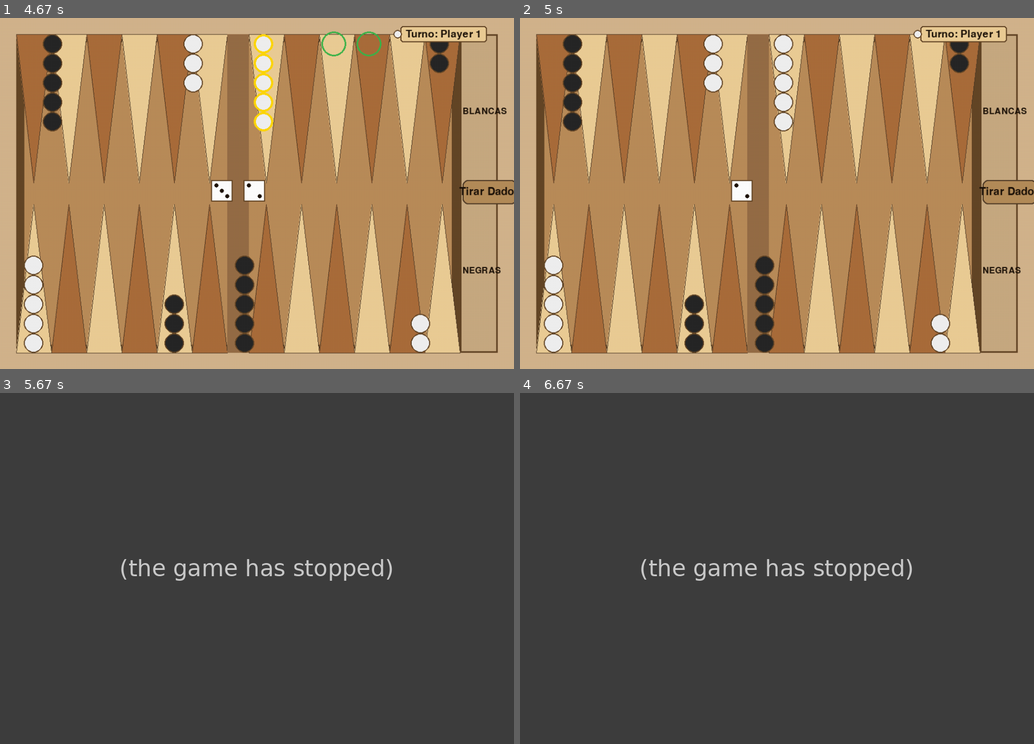
Above: before the commit, frames 1-4 (two rows, left to right).
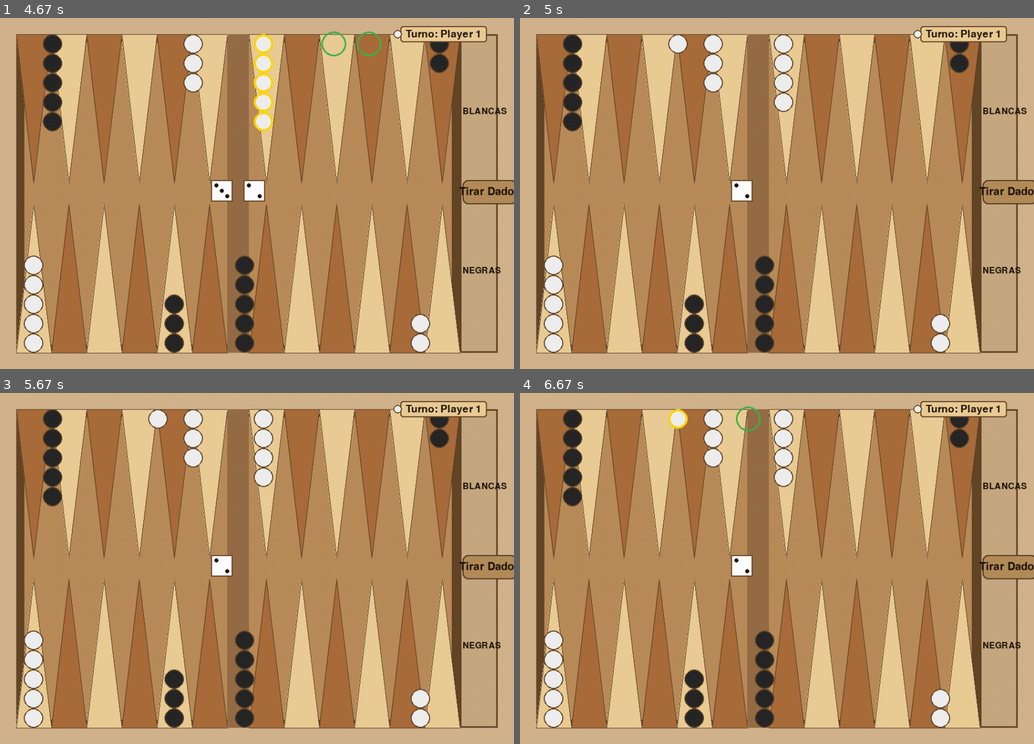
Above: after the commit, the same moments.

Repository: um-computacion/computacion-2025-backgammon-constanzabaigorria
Game: pygame game, started from pygame_ui/pygameUI.py
Same seed, same stepped clock (60 frames per second), same inputs: the game is played once before the commit and once after it.
Inputs (mouse positions are in pixels of both pictures, inside the frame that each line leads up to):
- Up to frame 1 (4.67 s): click "Tirar Dados" at 0.38 s; click (257, 218) at 0.72 s; click "Tirar Dados" at 1.05 s; click (447, 316) at 1.38 s; click (133, 123) at 1.72 s; click (452, 326) at 2.55 s; click (359, 165) at 2.88 s; click (436, 284) at 3.22 s; click (416, 186) at 3.55 s; click (436, 263) at 3.88 s; click (107, 126) at 4.22 s; click (277, 179) at 4.55 s
- Up to frame 2 (5 s): click (663, 130) at 4.88 s
- Up to frame 3 (5.67 s): click (143, 540) at 5.22 s; click (102, 698) at 5.55 s
- Up to frame 4 (6.67 s): click (694, 456) at 5.88 s; click (725, 554) at 6.22 s; click (653, 477) at 6.55 s

Frame 1 is identical in both runs. In frame 2, 0.3% of the frame differs, in the area x 28-54%, y 4-33%; in frame 3, 98%, in the area x 0-100%, y 0-100%; in frame 4, 98%.
Error before the commit: ValueError: not enough values to unpack (expected 2, got 1) (pygameUI.py line 293); the game stopped at 5.22 s (later frames are placeholders)

Commit message:
fichas vivas

Diff:
--- a/core/backgammongame.py
+++ b/core/backgammongame.py
@@ -183,7 +183,16 @@
             return []
 
         movimientos = []
-        dado1, dado2 = self.__last_dice_roll
+        dados_disponibles = self.__last_dice_roll
+
+        # Manejar tanto tuplas de 2 elementos como de 1 elemento
+        if len(dados_disponibles) == 2:
+            dado1, dado2 = dados_disponibles
+        elif len(dados_disponibles) == 1:
+            dado1 = dados_disponibles[0]
+            dado2 = None
+        else:
+            return []
 
         # Buscar fichas del jugador actual en el tablero
         for punto_idx in range(24):
@@ -193,7 +202,11 @@
                     punto_num = punto_idx + 1
 
                     # Calcular posibles destinos para cada dado
-                    for dado in [dado1, dado2]:
+                    dados_a_procesar = [dado1]
+                    if dado2 is not None:
+                        dados_a_procesar.append(dado2)
+
+                    for dado in dados_a_procesar:
                         # En Backgammon:
                         # - Fichas blancas van hacia números más altos (1->24)
                         # - Fichas negras van hacia números más bajos (24->1)
@@ -242,8 +255,18 @@
         distancia = abs(to_point - from_point)
 
         # Verificar si la distancia coincide con algún valor de dado
-        dado1, dado2 = self.__last_dice_roll
-        if distancia not in [dado1, dado2]:
+        dados_disponibles = self.__last_dice_roll
+
+        # Manejar tanto tuplas de 2 elementos como de 1 elemento
+        if len(dados_disponibles) == 2:
+            dado1, dado2 = dados_disponibles
+            valores_dados = [dado1, dado2]
+        elif len(dados_disponibles) == 1:
+            valores_dados = [dados_disponibles[0]]
+        else:
+            return False
+
+        if distancia not in valores_dados:
             return False
 
         # Verificar que el punto de destino sea válido
@@ -281,7 +304,16 @@
 
         # Calcular la distancia del movimiento
         distancia = abs(to_point - from_point)
-        dado1, dado2 = self.__last_dice_roll
+        dados_disponibles = self.__last_dice_roll
+
+        # Manejar tanto tuplas de 2 elementos como de 1 elemento
+        if len(dados_disponibles) == 2:
+            dado1, dado2 = dados_disponibles
+        elif len(dados_disponibles) == 1:
+            dado1 = dados_disponibles[0]
+            dado2 = None
+        else:
+            return False
 
         # Remover la ficha del punto de origen
         ficha_movida = self.__board.points[punto_origen].pop()
@@ -299,13 +331,17 @@
         self.__board.points[punto_destino].append(ficha_movida)
 
         # Actualizar el estado de los dados
-        if distancia == dado1:
-            self.__last_dice_roll = (dado2,)
-        elif distancia == dado2:
-            self.__last_dice_roll = (dado1,)
+        if len(dados_disponibles) == 2:
+            if distancia == dado1:
+                self.__last_dice_roll = (dado2,)
+            elif distancia == dado2:
+                self.__last_dice_roll = (dado1,)
+            else:
+                # Si ambos dados tienen el mismo valor, usar uno
+                self.__last_dice_roll = (dado1,)
         else:
-            # Si ambos dados tienen el mismo valor, usar uno
-            self.__last_dice_roll = (dado1,)
+            # Solo queda un dado, se usa y se termina el turno
+            self.__last_dice_roll = ()
 
         # Si no quedan dados por usar, cambiar de turno
         if not self.__last_dice_roll or len(self.__last_dice_roll) == 0:
--- a/pygame_ui/pygameUI.py
+++ b/pygame_ui/pygameUI.py
@@ -243,9 +243,8 @@
         if not self.juego:
             return
 
-        # Obtener las fichas de ambos jugadores
-        fichas_blancas = self.juego.get_player1_checkers()
-        fichas_negras = self.juego.get_player2_checkers()
+        # Obtener las fichas directamente desde el tablero del juego
+        board = self.juego.get_board()
 
         # Para cada punto en el tablero
         for punto in range(24):
@@ -253,14 +252,12 @@
             y_base = self._calcular_y_base(punto)
             y_dir = 1 if punto >= 12 else -1
 
-            # Contar fichas en este punto
+            # Obtener fichas en este punto desde el tablero
             fichas_en_punto = []
-            for ficha in fichas_blancas:
-                if ficha.get_position() == punto:
-                    fichas_en_punto.append(("white", self.colores["ficha_blanca"]))
-            for ficha in fichas_negras:
-                if ficha.get_position() == punto:
-                    fichas_en_punto.append(("black", self.colores["ficha_negra"]))
+            if board.points[punto]:  # Si hay fichas en este punto
+                for ficha in board.points[punto]:
+                    color_ficha = self.colores["ficha_blanca"] if ficha.get_color() == "white" else self.colores["ficha_negra"]
+                    fichas_en_punto.append((ficha.get_color(), color_ficha))
 
             # Dibujar las fichas
             for idx, (_, color_ficha) in enumerate(fichas_en_punto):
@@ -290,12 +287,26 @@
         # Obtener movimientos válidos desde el punto seleccionado
         movimientos_validos = []
         if self.juego.has_dice_been_rolled():
-            dado1, dado2 = self.juego.get_last_dice_roll()
+            dados_disponibles = self.juego.get_last_dice_roll()
+
+            # Manejar tanto tuplas de 2 elementos como de 1 elemento
+            if len(dados_disponibles) == 2:
+                dado1, dado2 = dados_disponibles
+            elif len(dados_disponibles) == 1:
+                dado1 = dados_disponibles[0]
+                dado2 = None
+            else:
+                return
+
             punto_seleccionado = self.seleccionado + 1
 
             # Calcular posibles destinos
             jugador_actual = self.juego.get_current_player()
-            for dado in [dado1, dado2]:
+            dados_a_procesar = [dado1]
+            if dado2 is not None:
+                dados_a_procesar.append(dado2)
+
+            for dado in dados_a_procesar:
                 # En Backgammon:
                 # - Fichas blancas van hacia números más altos (1->24)
                 # - Fichas negras van hacia números más bajos (24->1)
